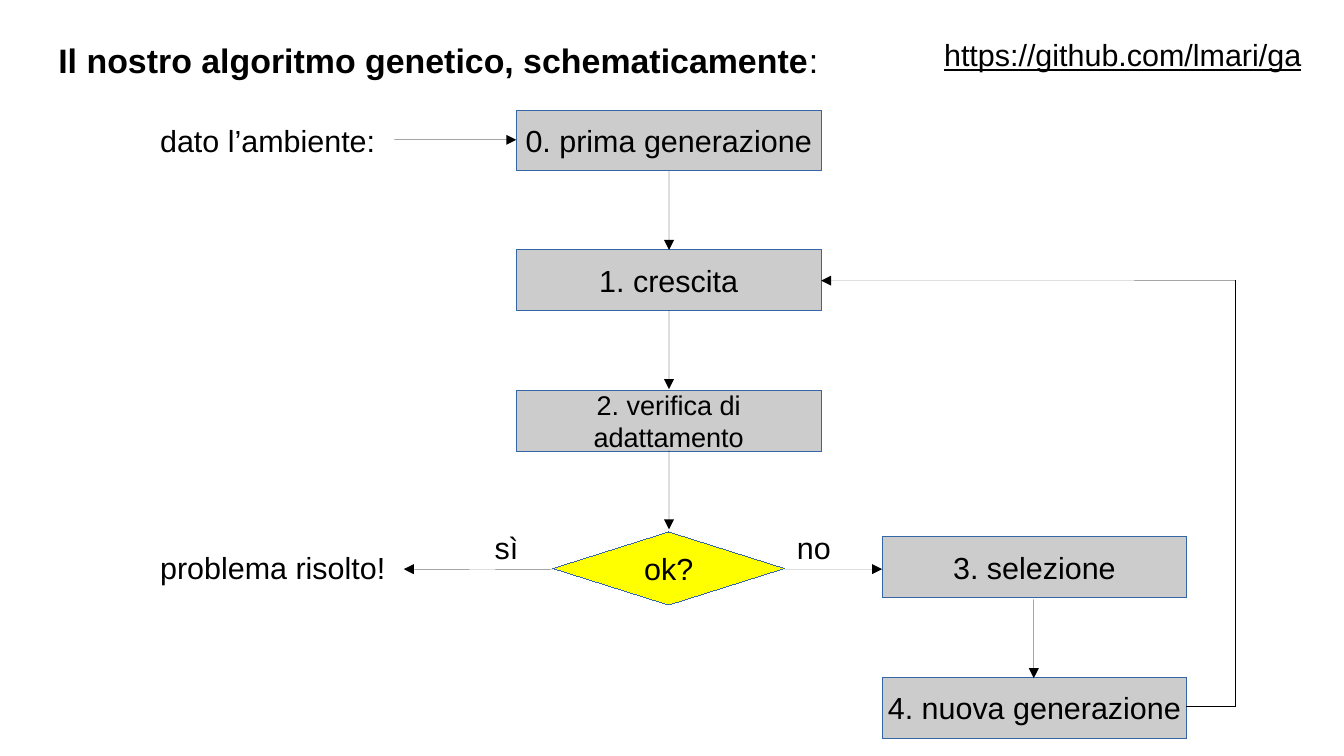
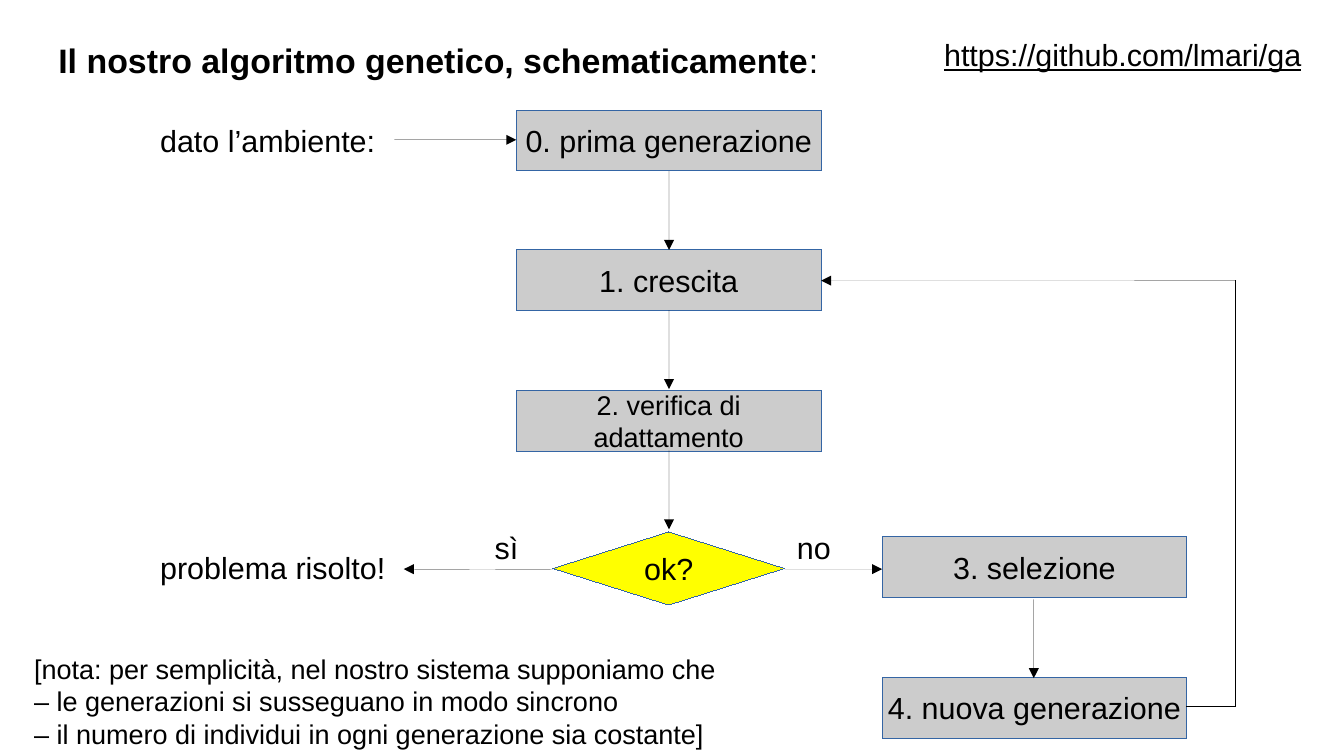
Before and after one commit to lmari/PolyGA, a slide deck: slide 19 of GA.odp (slide 18 before the commit). Drawn at 1344x756 pixels with LibreOffice and Linux fonts; fonts in the diff are those of the drawing. Boxes give left, top, right and bottom in pixels: in the first picture for what was removed or moved away, otherwise in the second. Text is boxed around its words. In the diff, an @@ line names an element or a change of style, - is before the commit and + after.

Commit message:
Presentation revised.

```diff
--- a/GA.odp
+++ b/GA.odp
@@ text added at (34,659,716,749), 16 pt, text #000000 @@
+[nota: per semplicità, nel nostro sistema supponiamo che
+– le generazioni si susseguano in modo sincrono
+– il numero di individui in ogni generazione sia costante]
```
Also in this commit, not shown: 1 other slide changed, 1 slide added, 1 other file.
